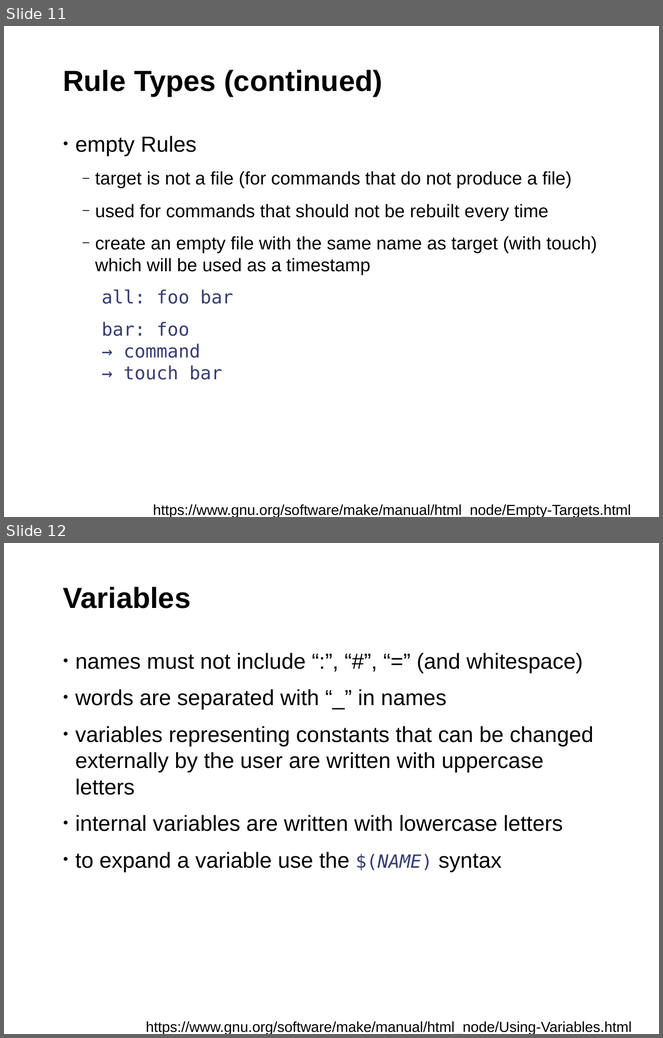
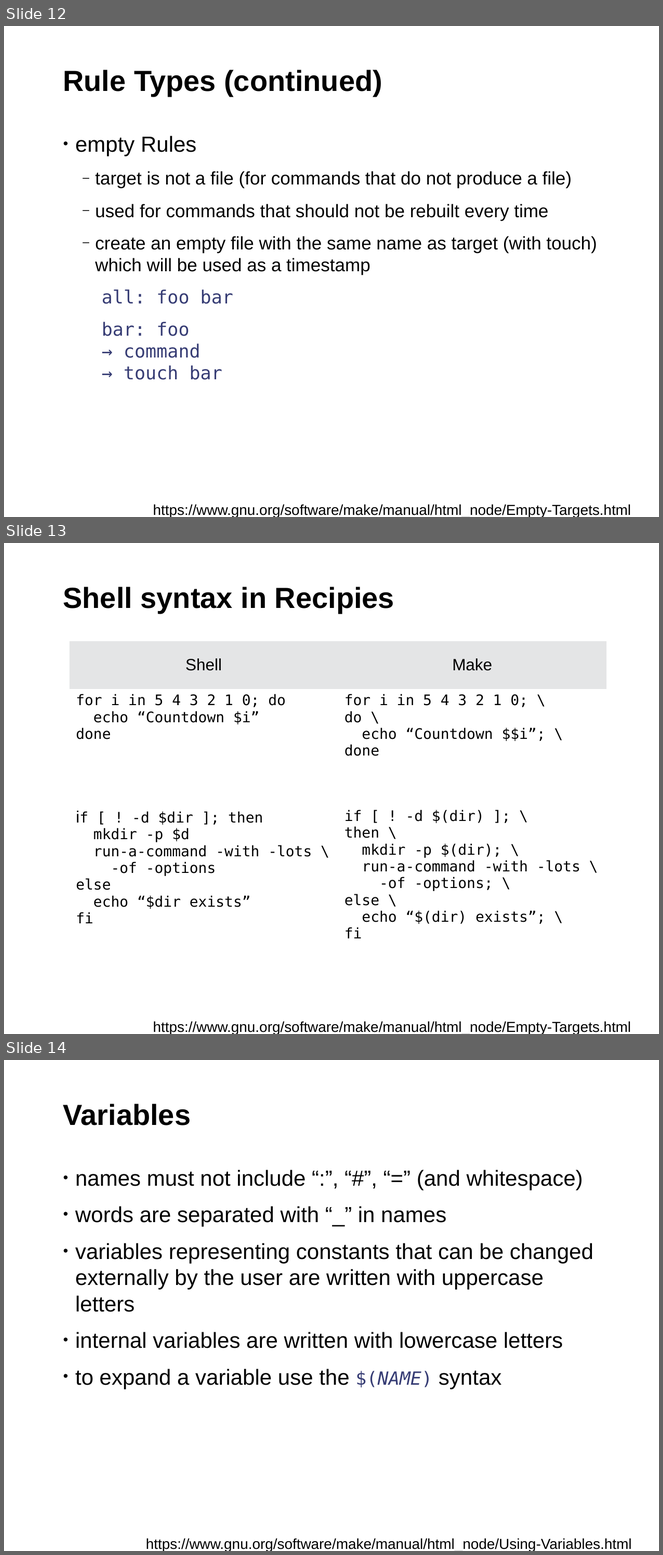
Before and after one commit to fsundermeyer/GNU_make_workshop, a slide deck: GNU_make_03_2015.odp. Shown one above the other, each under a label of ours: slides 11 and 12 before the commit, slides 12, 13 and 14 after it. The pictures are 663x1038 and 663x1555 pixels, drawn with LibreOffice and Linux fonts; fonts in the diff are those of the drawing; background and template pictures are left out. Boxes give left, top, right and bottom in pixels: in the first picture for what was removed or moved away, otherwise in the second. Text is boxed around its words. In the diff, an @@ line names an element or a change of style, - is before the commit and + after.

Commit message:
Added a dependency graph and a shell syntax slide to the presenation

```diff
--- a/GNU_make_03_2015.odp
+++ b/GNU_make_03_2015.odp
@@ slide 13 added at <box>4,543,659,1034</box>, background #FFFFFF; not listed: 1 template element that a slide beside it also shows @@
@@ title added at <box>63,587,395,614</box>, 32 pt, text #000000, bold @@
+Shell syntax in Recipies
@@ table added at <box>70,641,607,946</box>, 3 rows, 2 columns @@
+Shell | Make
+for i in 5 4 3 2 1 0; do / echo “Countdown $i” / done | for i in 5 4 3 2 1 0; \ / do \ / echo “Countdown $$i”; \ / done
+if [ ! -d $dir ]; then / mkdir -p $d / run-a-command -with -lots \ -of -options / else / echo “$dir exists” / fi | if [ ! -d $(dir) ]; \ / then \ / mkdir -p $(dir); \ / run-a-command -with -lots \ -of -options; \ / else \ / echo “$(dir) exists”; \ / fi
@@ text added at <box>153,1021,632,1034</box>, 16 pt, text #000000 @@
+https://www.gnu.org/software/make/manual/html_node/Empty-Targets.html
@@ what was slide 11 is now slide 12 @@
@@ what was slide 12 is now slide 14 @@
```
Also in this commit, not shown: 3 other slides added.
